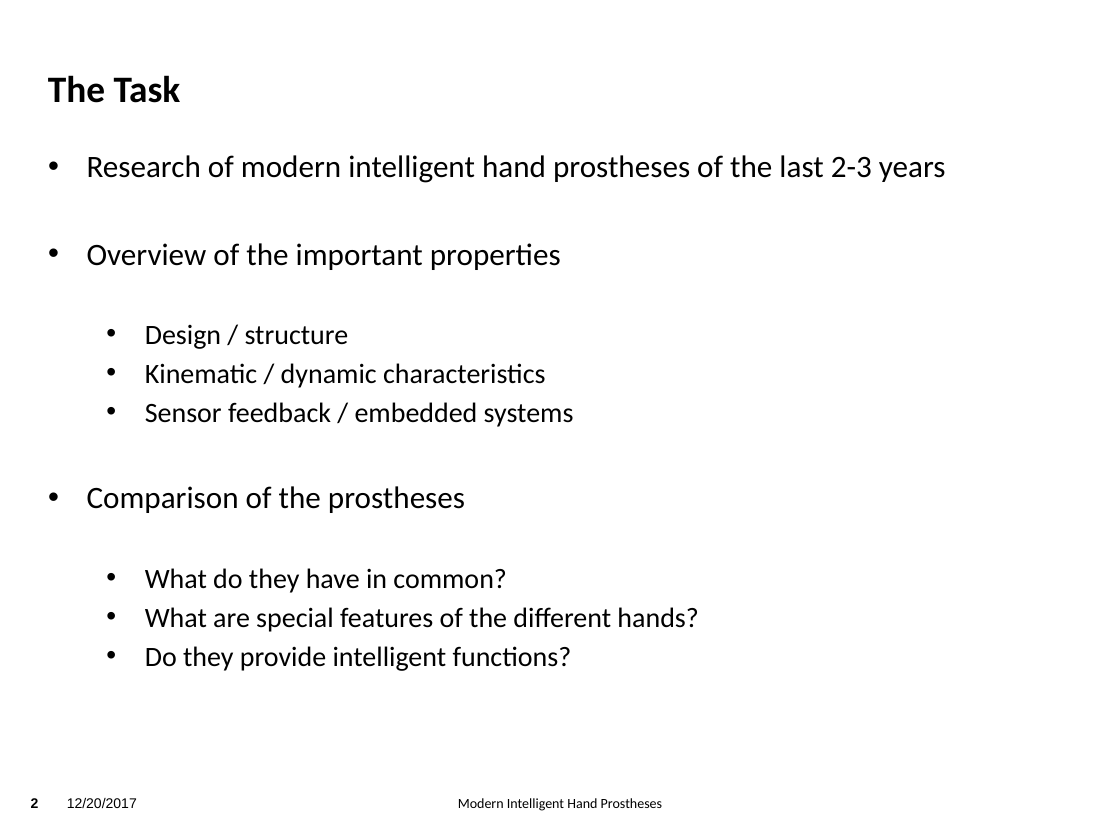
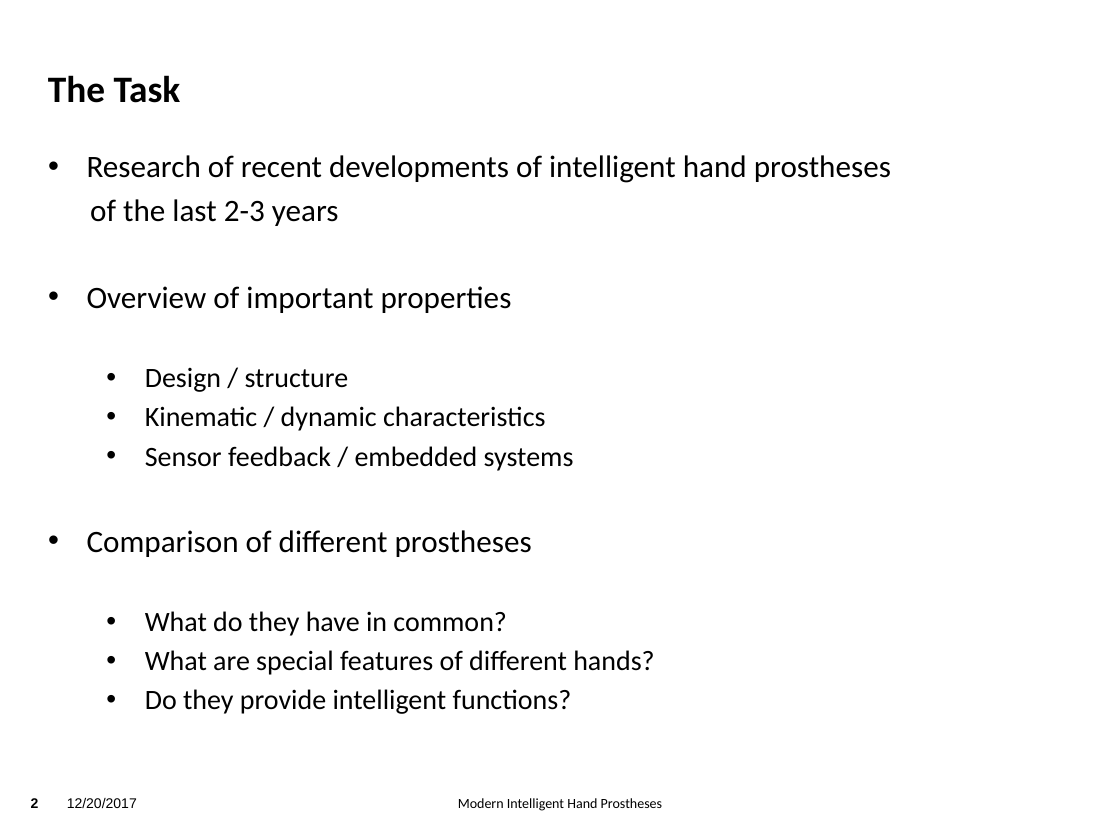
Before and after one commit to TsStocker/HumanoideRobotik, a slide deck: slide 2 of Vortrag/Vortrag.pptx. Drawn at 1120x840 pixels with LibreOffice and Linux fonts; fonts in the diff are those of the drawing; background and template pictures are left out. Boxes give left, top, right and bottom in pixels: in the first picture for what was removed or moved away, otherwise in the second. Text is boxed around its words. In the diff, an @@ line names an element or a change of style, - is before the commit and + after.

```diff
--- a/Vortrag/Vortrag.pptx
+++ b/Vortrag/Vortrag.pptx
@@ text at (87,155,891,313): text changed @@
-• Research of modern intelligent hand prostheses of the last 2-3 years
-• Overview of the important properties
+• Research of recent developments of intelligent hand prostheses
+of the last 2-3 years
+• Overview of important properties
@@ text at (87,530,532,557): text changed @@
-• Comparison of the prostheses
+• Comparison of different prostheses
@@ text at (145,650,654,675): text changed @@
-  • What are special features of the different hands?
+  • What are special features of different hands?
```
Also in this commit, not shown: 3 other slides changed, 5 other files.
